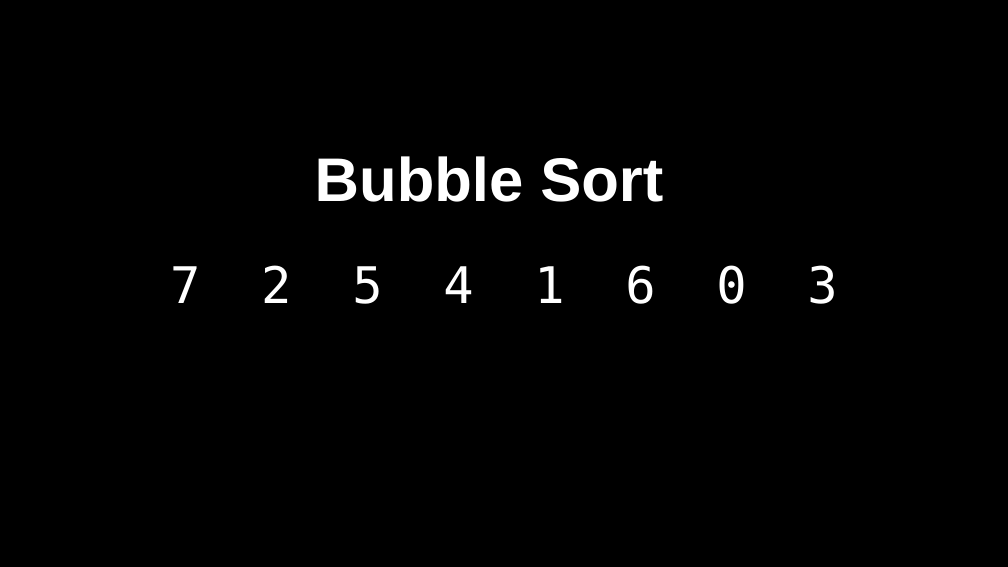
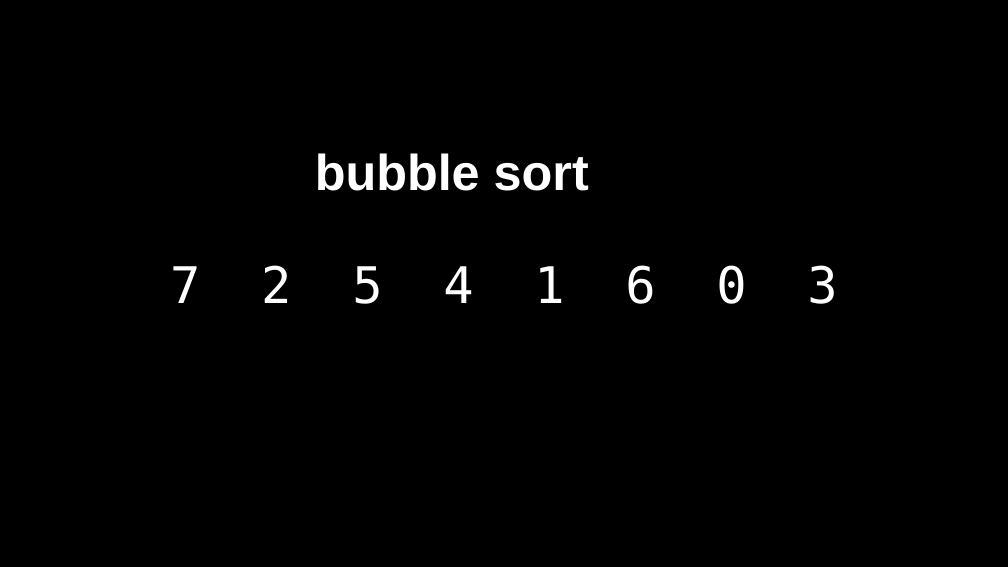
Before and after one commit to SQ4007-2025/website, a slide deck: slide 66 of lectures/slides_4.pptx. Drawn at 1008x567 pixels with LibreOffice and Linux fonts; fonts in the diff are those of the drawing. Boxes give left, top, right and bottom in pixels: in the first picture for what was removed or moved away, otherwise in the second. Text is boxed around its words. In the diff, an @@ line names an element or a change of style, - is before the commit and + after.

Commit message:
Update slides_4.pptx with further enhancements to content and design for improved clarity and engagement in presentations.

```diff
--- a/lectures/slides_4.pptx
+++ b/lectures/slides_4.pptx
@@ text at bbox=[315, 153, 589, 191]: text changed; size 44 to 36 pt @@
-Bubble Sort
+bubble sort
```
